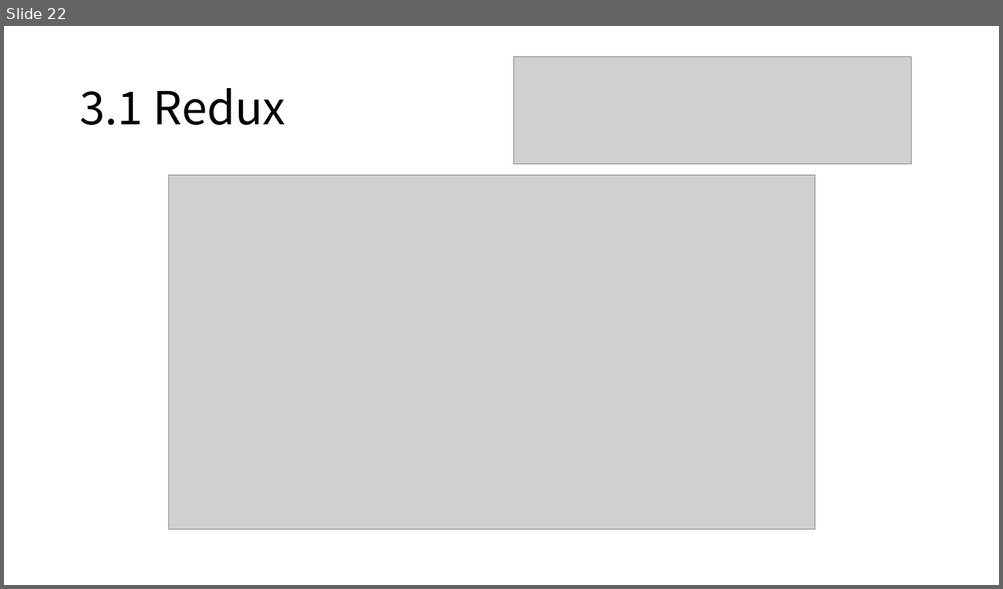
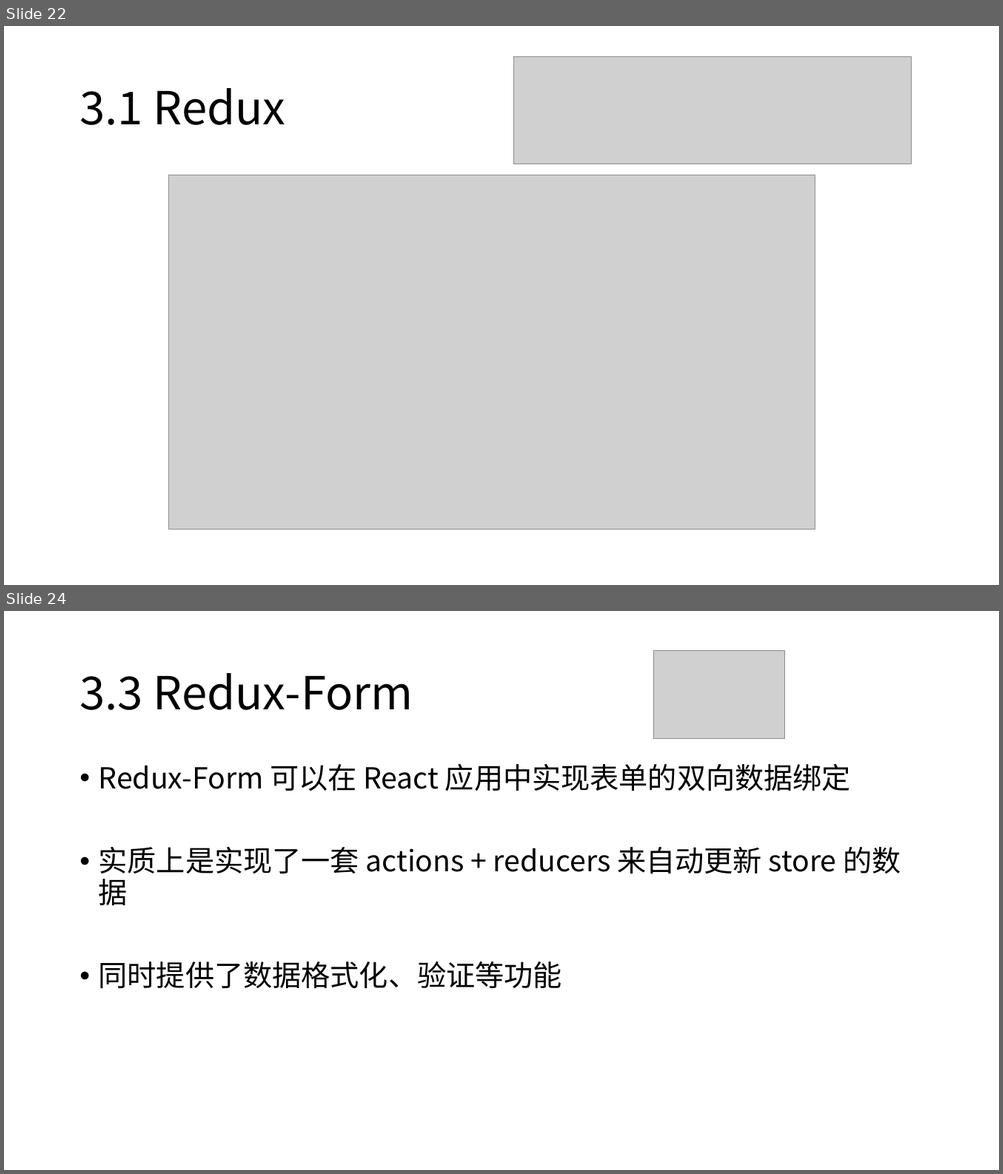
Before and after one commit to Zettat123/react_tutorial, a slide deck: slides/React 入门.pptx. Shown one above the other, each under a label of ours: slide 22 before the commit, slides 22 and 24 after it; the slides between them are not shown. The pictures are 1003x589 and 1003x1174 pixels, drawn with LibreOffice and Linux fonts; fonts in the diff are those of the drawing; grey boxes stand for pictures. Boxes give left, top, right and bottom in pixels: in the first picture for what was removed or moved away, otherwise in the second. Text is boxed around its words. In the diff, an @@ line names an element or a change of style, - is before the commit and + after.

```diff
--- a/slides/React 入门.pptx
+++ b/slides/React 入门.pptx
@@ slide 24 added at box(4, 611, 999, 1170), background #FFFFFF @@
@@ picture added at box(654, 651, 785, 739) @@
@@ title added at box(79, 673, 413, 710), 44 pt, text #000000 @@
+3.3 Redux-Form
@@ text added at box(99, 764, 900, 989), 28 pt, text #000000 @@
+• Redux-Form 可以在 React 应用中实现表单的双向数据绑定
+• 实质上是实现了一套 actions + reducers 来自动更新 store 的数据
+• 同时提供了数据格式化、验证等功能
```
Also in this commit, not shown: 1 slide changed, 2 other slides added.
